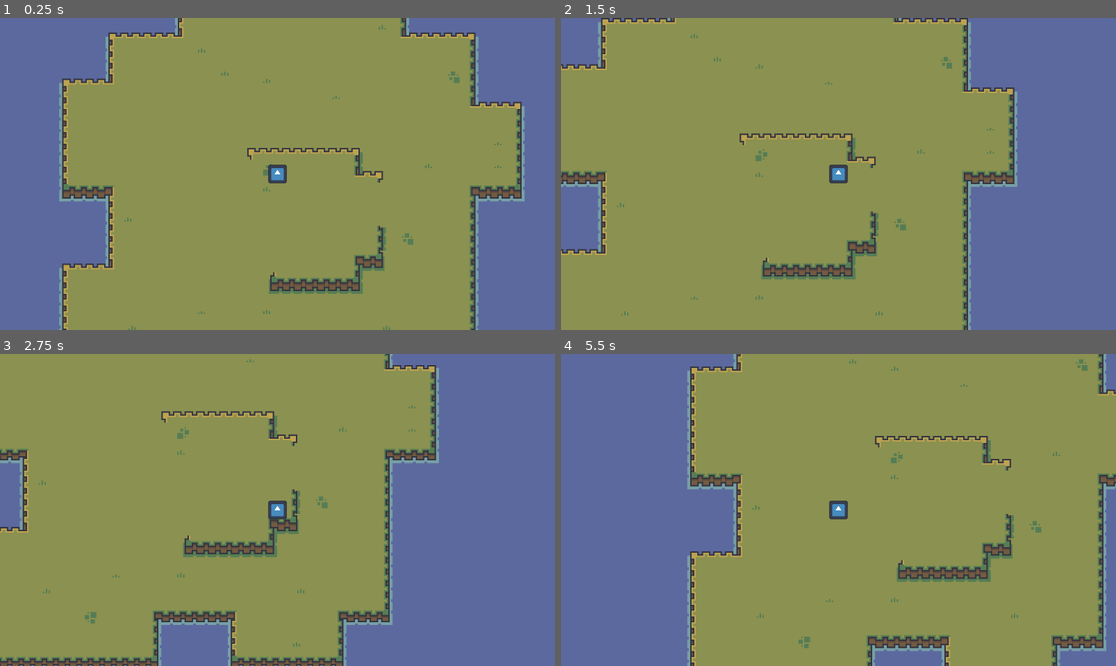
Above: before the commit, frames 1-4 (two rows, left to right).
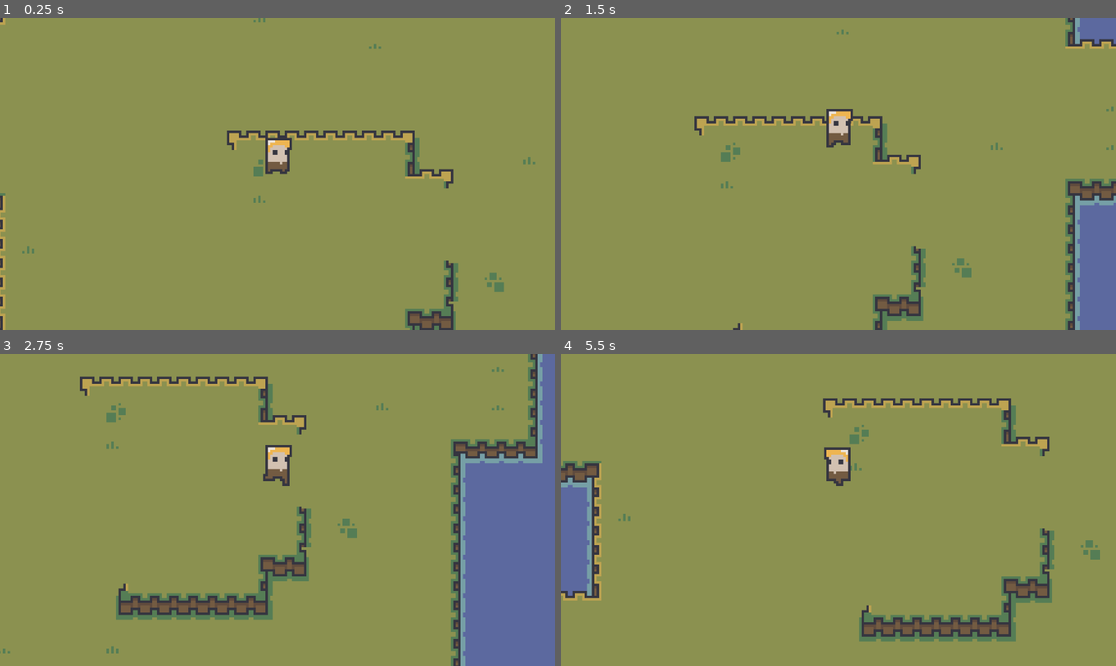
Above: after the commit, the same moments.

Repository: ansonkan/2dadventuregame
Game: Godot game, scene res://src/scenes/main.tscn
Same seed, same stepped clock (60 frames per second), same inputs: the game is played once before the commit and once after it. The engine's default icon, where the game draws it, is replaced by a stand-in: a white triangle on a blue panel in a dark square.
Inputs:
- Up to frame 1 (0.25 s): no input
- Up to frame 2 (1.5 s): hold Right (ui_right) 0.53-1.28 s; hold Space (ui_select) 0.53-1.28 s; hold Down (ui_down) from 1.28 s (still down); tap Space (ui_select) at 1.35 s
- Up to frame 3 (2.75 s): tap Space (ui_select) at 1.52, 1.82 s; release Down (ui_down) at 2.03 s; hold Right (ui_right) from 2.03 s (still down); hold Space (ui_select) from 2.03 s (still down)
- Up to frame 4 (5.5 s): release Right (ui_right) at 2.78 s; release Space (ui_select) at 2.78 s; hold Up (ui_up) 2.78-3.53 s; tap Space (ui_select) at 2.85, 3.02, 3.32, 4.35, 4.52, 4.82 s; hold Space (ui_select) 3.53-4.28 s; hold Left (ui_left) 3.53-5.03 s; hold Down (ui_down) from 5.03 s (still down); hold Space (ui_select) from 5.03 s (still down)

The runs differ from the first frame. In frame 1, 36% of the frame differs, in the area x 0-100%, y 0-100%; in frame 2, 31%; in frame 3, 31%; in frame 4, 37%.

Commit message:
draft jumping

Diff:
--- a/src/scenes/main.gd
+++ b/src/scenes/main.gd
@@ -5,5 +5,5 @@
 
 
 
-func _process(delta: float) -> void:
+func _process(_delta: float) -> void:
 	camera_2d.position = player.global_position
--- a/src/scenes/main.tscn
+++ b/src/scenes/main.tscn
@@ -495,4 +495,4 @@
 
 [node name="Camera2D" type="Camera2D" parent="."]
 position = Vector2(379, 202)
-zoom = Vector2(3, 3)
+zoom = Vector2(5, 5)
--- a/src/scenes/player.gd
+++ b/src/scenes/player.gd
@@ -1,10 +1,19 @@
 extends CharacterBody2D
 
-const MAX_SPEED = 70
-const acceleration = 550
-const friction = 400
+@onready var animated_sprite_2d: AnimatedSprite2D = $Visuals/AnimatedSprite2D
+@onready var visuals: Node2D = $Visuals
 
-var input = Vector2.ZERO
+const MAX_SPEED = 50
+const acceleration = 400
+const friction = 350
+
+var is_jumping = false
+
+func _ready() -> void:
+	animated_sprite_2d.animation_finished.connect(on_animation_finished)
+
+func _process(_delta: float) -> void:
+	update_animation()
 
 
 func _physics_process(delta: float) -> void:
@@ -19,4 +28,33 @@
 	else:
 		velocity = velocity.move_toward(Vector2.ZERO, friction * delta)
 
+	if velocity:
+		if velocity.x > 0:
+			animated_sprite_2d.flip_h = false
+		elif velocity.x < 0:
+			animated_sprite_2d.flip_h = true
+
 	move_and_slide()
+
+
+func update_animation() -> void:
+	if !is_jumping && Input.is_action_pressed("ui_select"):
+		is_jumping = true
+		animated_sprite_2d.play("jump")
+
+	if !is_jumping:
+		if velocity:
+			animated_sprite_2d.play("walk")
+		else:
+			animated_sprite_2d.play("idle")
+
+	if is_jumping:
+		visuals.position = Vector2(0, -10)
+	else:
+		visuals.position = Vector2(0, 0)
+
+
+func on_animation_finished() -> void:
+	if is_jumping:
+		is_jumping = false
+		print("is_jumping = ", is_jumping)
--- a/src/scenes/player.tscn
+++ b/src/scenes/player.tscn
@@ -1,17 +1,123 @@
-[gd_scene load_steps=4 format=3 uid="uid://dvdw1b0r4luot"]
+[gd_scene load_steps=17 format=3 uid="uid://dvdw1b0r4luot"]
 
 [ext_resource type="Script" path="res://src/scenes/player.gd" id="1_q80gs"]
-[ext_resource type="Texture2D" uid="uid://ck848frllcber" path="res://icon.svg" id="2_hfkgh"]
+[ext_resource type="Texture2D" uid="uid://dnv2vdsvppw6e" path="res://assets/dungeonSprites_ v1.5/mHero_.png" id="2_mt3rg"]
 
-[sub_resource type="RectangleShape2D" id="RectangleShape2D_w4jdq"]
-size = Vector2(13, 13)
+[sub_resource type="RectangleShape2D" id="RectangleShape2D_2lon8"]
+size = Vector2(10, 9)
+
+[sub_resource type="AtlasTexture" id="AtlasTexture_4mkb5"]
+atlas = ExtResource("2_mt3rg")
+region = Rect2(0, 0, 24, 24)
+
+[sub_resource type="AtlasTexture" id="AtlasTexture_74itw"]
+atlas = ExtResource("2_mt3rg")
+region = Rect2(24, 0, 24, 24)
+
+[sub_resource type="AtlasTexture" id="AtlasTexture_m6y7q"]
+atlas = ExtResource("2_mt3rg")
+region = Rect2(48, 0, 24, 24)
+
+[sub_resource type="AtlasTexture" id="AtlasTexture_bqbwb"]
+atlas = ExtResource("2_mt3rg")
+region = Rect2(72, 0, 24, 24)
+
+[sub_resource type="AtlasTexture" id="AtlasTexture_qx2a7"]
+atlas = ExtResource("2_mt3rg")
+region = Rect2(0, 48, 24, 24)
+
+[sub_resource type="AtlasTexture" id="AtlasTexture_lcl5f"]
+atlas = ExtResource("2_mt3rg")
+region = Rect2(24, 48, 24, 24)
+
+[sub_resource type="AtlasTexture" id="AtlasTexture_h2fbs"]
+atlas = ExtResource("2_mt3rg")
+region = Rect2(48, 48, 24, 24)
+
+[sub_resource type="AtlasTexture" id="AtlasTexture_vmogx"]
+atlas = ExtResource("2_mt3rg")
+region = Rect2(72, 48, 24, 24)
+
+[sub_resource type="AtlasTexture" id="AtlasTexture_gycsq"]
+atlas = ExtResource("2_mt3rg")
+region = Rect2(0, 24, 24, 24)
+
+[sub_resource type="AtlasTexture" id="AtlasTexture_egel2"]
+atlas = ExtResource("2_mt3rg")
+region = Rect2(24, 24, 24, 24)
+
+[sub_resource type="AtlasTexture" id="AtlasTexture_4wp4e"]
+atlas = ExtResource("2_mt3rg")
+region = Rect2(48, 24, 24, 24)
+
+[sub_resource type="AtlasTexture" id="AtlasTexture_nxop3"]
+atlas = ExtResource("2_mt3rg")
+region = Rect2(72, 24, 24, 24)
+
+[sub_resource type="SpriteFrames" id="SpriteFrames_j11hr"]
+animations = [{
+"frames": [{
+"duration": 1.0,
+"texture": SubResource("AtlasTexture_4mkb5")
+}, {
+"duration": 1.0,
+"texture": SubResource("AtlasTexture_74itw")
+}, {
+"duration": 1.0,
+"texture": SubResource("AtlasTexture_m6y7q")
+}, {
+"duration": 1.0,
+"texture": SubResource("AtlasTexture_bqbwb")
+}],
+"loop": true,
+"name": &"idle",
+"speed": 5.0
+}, {
+"frames": [{
+"duration": 1.0,
+"texture": SubResource("AtlasTexture_qx2a7")
+}, {
+"duration": 1.0,
+"texture": SubResource("AtlasTexture_lcl5f")
+}, {
+"duration": 1.0,
+"texture": SubResource("AtlasTexture_h2fbs")
+}, {
+"duration": 1.0,
+"texture": SubResource("AtlasTexture_vmogx")
+}],
+"loop": false,
+"name": &"jump",
+"speed": 5.0
+}, {
+"frames": [{
+"duration": 1.0,
+"texture": SubResource("AtlasTexture_gycsq")
+}, {
+"duration": 1.0,
+"texture": SubResource("AtlasTexture_egel2")
+}, {
+"duration": 1.0,
+"texture": SubResource("AtlasTexture_4wp4e")
+}, {
+"duration": 1.0,
+"texture": SubResource("AtlasTexture_nxop3")
+}],
+"loop": true,
+"name": &"walk",
+"speed": 5.0
+}]
 
 [node name="Player" type="CharacterBody2D"]
 script = ExtResource("1_q80gs")
 
-[node name="Sprite2D" type="Sprite2D" parent="."]
-scale = Vector2(0.1, 0.1)
-texture = ExtResource("2_hfkgh")
+[node name="CollisionShape2D" type="CollisionShape2D" parent="."]
+position = Vector2(0, -4.5)
+shape = SubResource("RectangleShape2D_2lon8")
 
-[node name="CollisionShape2D" type="CollisionShape2D" parent="."]
-shape = SubResource("RectangleShape2D_w4jdq")
+[node name="Visuals" type="Node2D" parent="."]
+
+[node name="AnimatedSprite2D" type="AnimatedSprite2D" parent="Visuals"]
+position = Vector2(0, -12)
+sprite_frames = SubResource("SpriteFrames_j11hr")
+animation = &"jump"
Binary file added: assets/dungeonSprites_ v1.5/demonHand_.png
Not shown, added: assets/dungeonSprites_ v1.5/demonHand_.png.import
Binary file added: assets/dungeonSprites_ v1.5/demon_.png
Not shown, added: assets/dungeonSprites_ v1.5/demon_.png.import
Binary file added: assets/dungeonSprites_ v1.5/devilHand_.png
Not shown, added: assets/dungeonSprites_ v1.5/devilHand_.png.import
Binary file added: assets/dungeonSprites_ v1.5/devil_.png
Not shown, added: assets/dungeonSprites_ v1.5/devil_.png.import
Binary file added: assets/dungeonSprites_ v1.5/dragonHand_.png
Not shown, added: assets/dungeonSprites_ v1.5/dragonHand_.png.import
Binary file added: assets/dungeonSprites_ v1.5/dragon_.png
Not shown, added: assets/dungeonSprites_ v1.5/dragon_.png.import
(and 50 more such lines)
